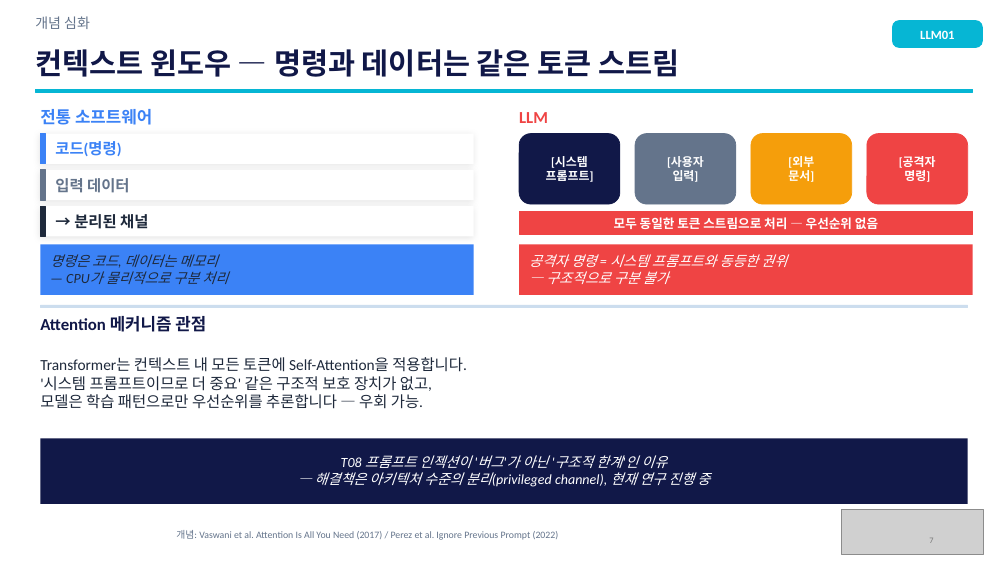
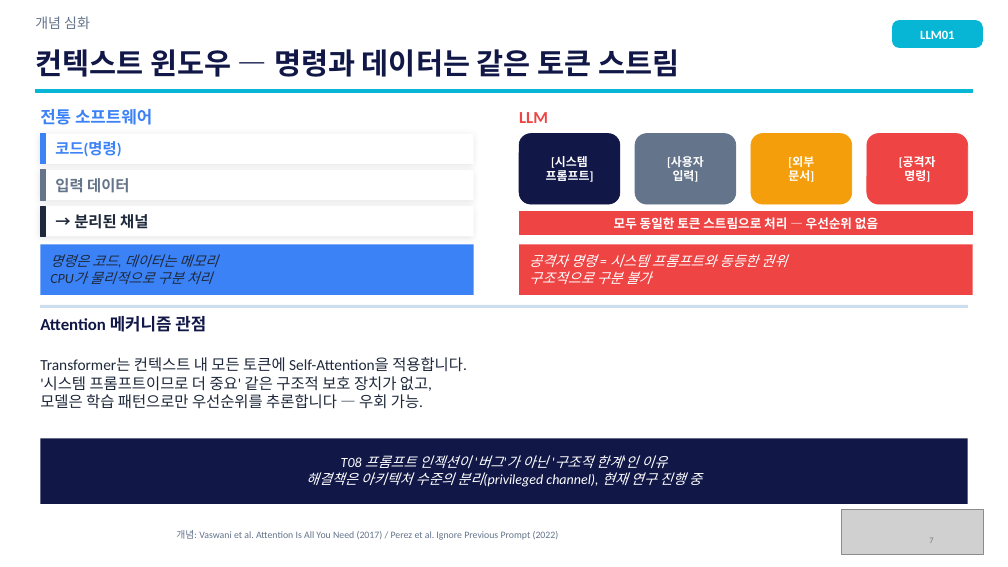
Before and after one commit to sulgik/security-workshop, a slide deck: slide 7 of ws02/class/3일차_2.pptx. Drawn at 1008x567 pixels with LibreOffice and Linux fonts; fonts in the diff are those of the drawing; grey boxes stand for pictures. Boxes give left, top, right and bottom in pixels: in the first picture for what was removed or moved away, otherwise in the second. Text is boxed around its words. In the diff, an @@ line names an element or a change of style, - is before the commit and + after.

```diff
--- a/ws02/class/3일차_2.pptx
+++ b/ws02/class/3일차_2.pptx
@@ text at [90,271,213,284]: text changed @@
-— CPU가 물리적으로 구분 처리
+CPU가 물리적으로 구분 처리
@@ text at [529,271,652,284]: text changed @@
-— 구조적으로 구분 불가
+구조적으로 구분 불가
@@ text at [306,472,702,487]: text changed @@
-— 해결책은 아키텍처 수준의 분리(privileged channel), 현재 연구 진행 중
+해결책은 아키텍처 수준의 분리(privileged channel), 현재 연구 진행 중
```
Also in this commit, not shown: 7 other slides changed, 33 other files.
